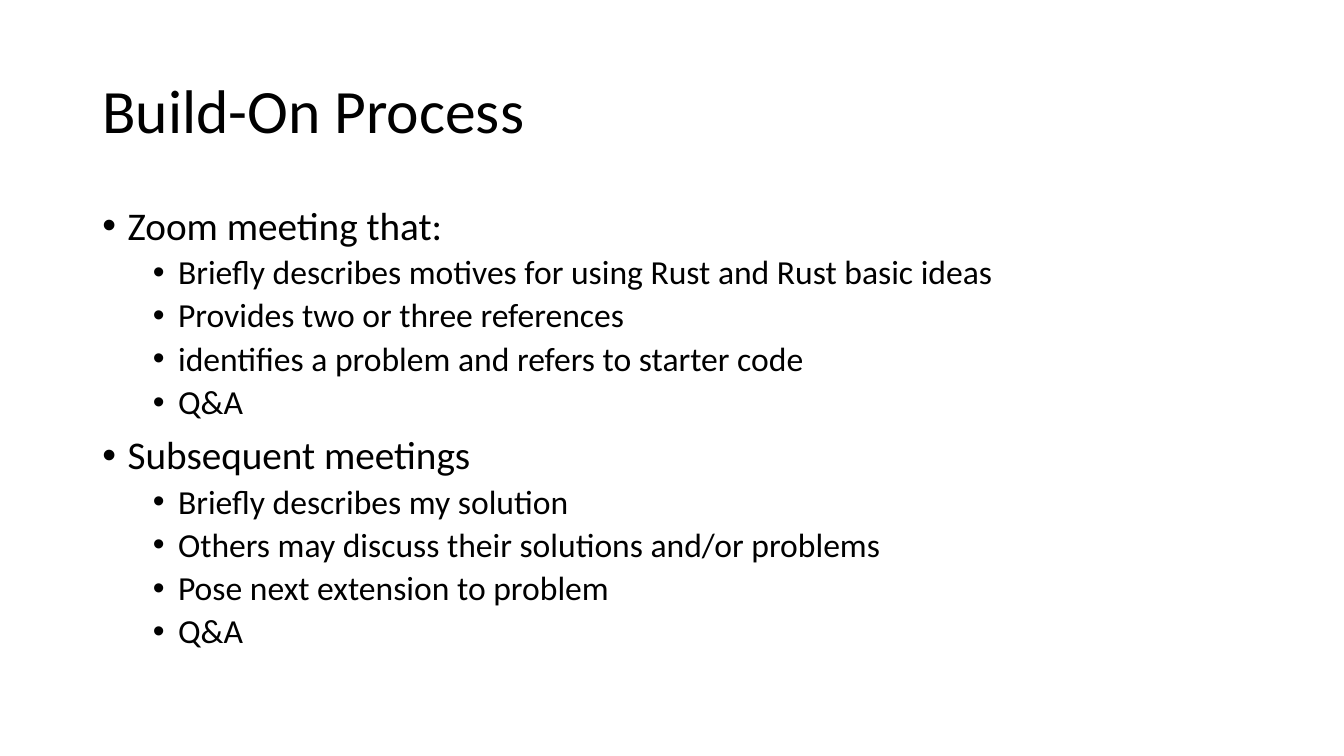
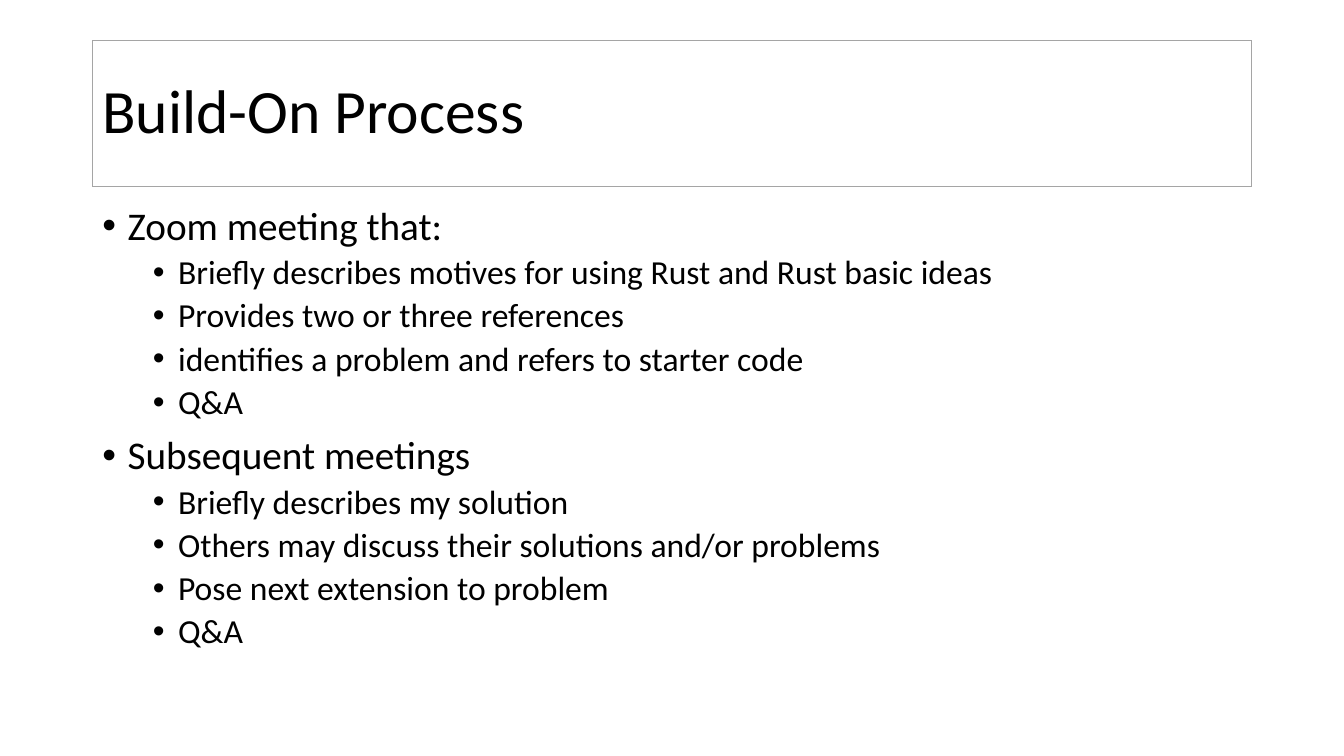
Before and after one commit to JimFawcett/BuildOn, a slide deck: slide 3 of Build-On.pptx (slide 2 before the commit). Drawn at 1344x756 pixels with LibreOffice and Linux fonts; fonts in the diff are those of the drawing. Boxes give left, top, right and bottom in pixels: in the first picture for what was removed or moved away, otherwise in the second. Text is boxed around its words. In the diff, an @@ line names an element or a change of style, - is before the commit and + after.

```diff
--- a/Build-On.pptx
+++ b/Build-On.pptx
@@ title "Build-On Process": place and size @@
-title "Build-On Process" at (102,90,524,134)
+title "Build-On Process" at (93,40,1252,187)
@@ title "Build-On Process" at (93,40,1252,187): fill none to #FFFFFF; outline none to #A5A5A5 1 pt @@
```
Also in this commit, not shown: 2 other slides changed, 7 slides added, 1 other file.
